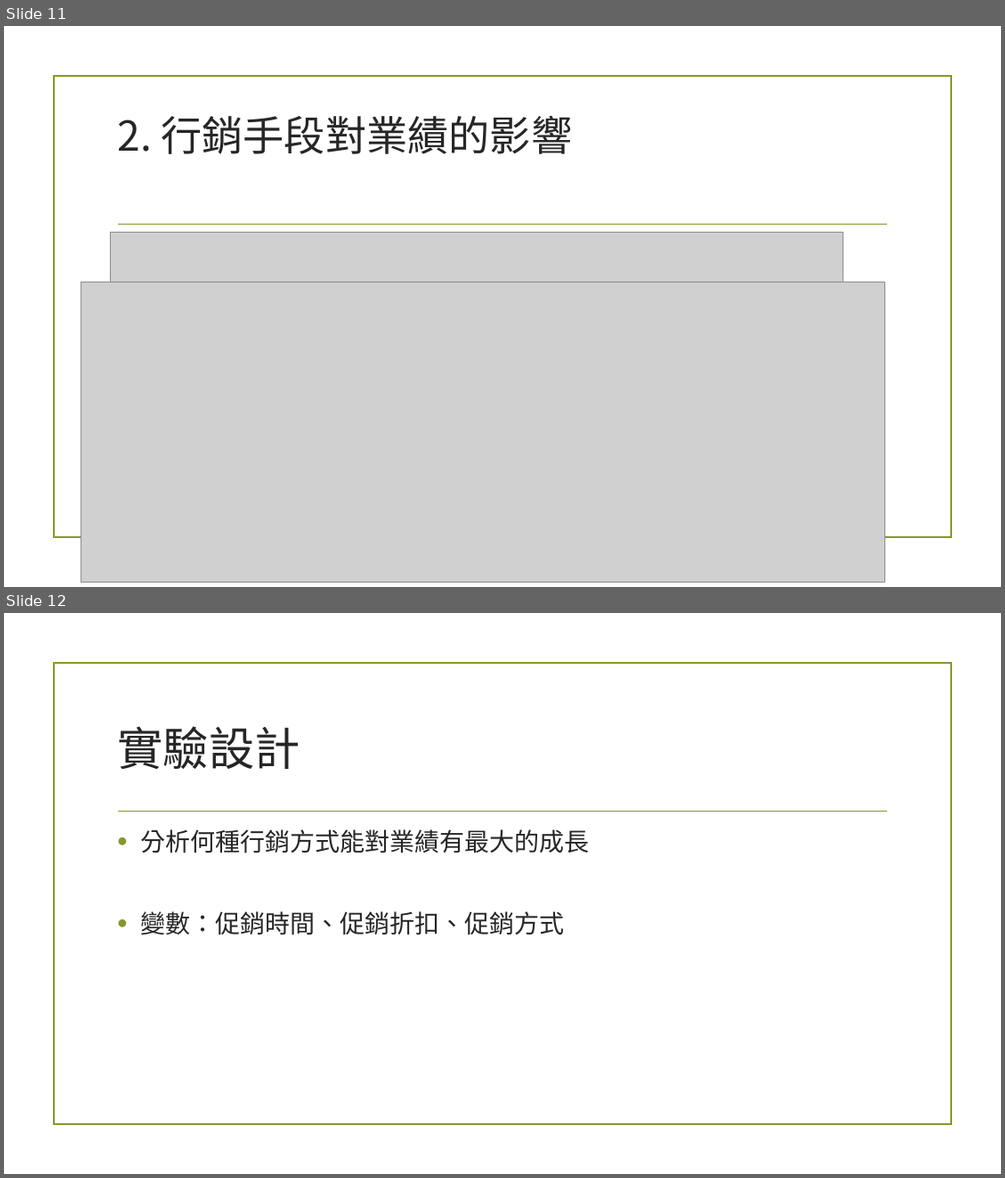
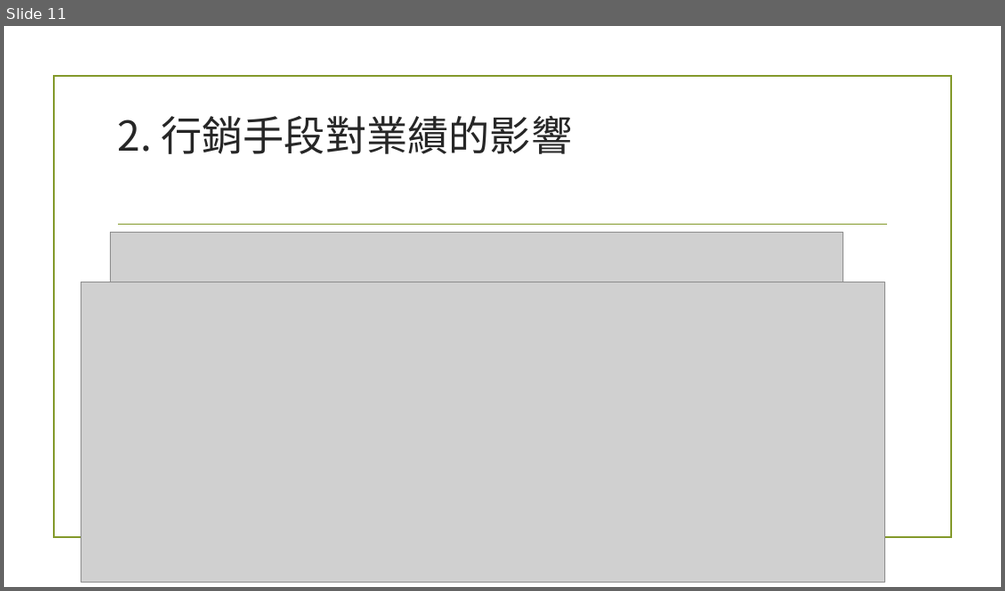
Before and after one commit to KungRayHo/python_project, a slide deck: [python] FinalProject/FinalProject3.pptx. Shown one above the other, each under a label of ours: slides 11 and 12 before the commit, slide 11 after it. The pictures are 1005x1178 and 1005x591 pixels, drawn with LibreOffice and Linux fonts; fonts in the diff are those of the drawing; grey boxes stand for pictures; background and template pictures are left out. Boxes give left, top, right and bottom in pixels: in the first picture for what was removed or moved away, otherwise in the second. Text is boxed around its words. In the diff, an @@ line names an element or a change of style, - is before the commit and + after.

```diff
--- a/[python] FinalProject/FinalProject3.pptx
+++ b/[python] FinalProject/FinalProject3.pptx
@@ slide 12 removed at box(4, 613, 1001, 1174), background picture (left out); not listed: 2 template elements that a slide beside it also shows @@
@@ title removed at box(117, 726, 299, 769) @@
-實驗設計
@@ text removed at box(141, 829, 590, 935) @@
-• 分析何種行銷方式能對業績有最大的成長
-• 變數：促銷時間、促銷折扣、促銷方式
```
Also in this commit, not shown: 1 slide changed, 1 slide added.
